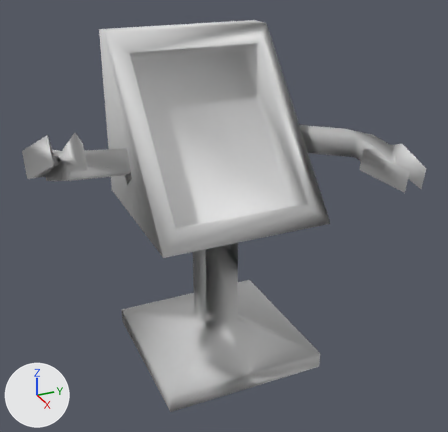
Two versions of the Blender file Assets/Resources/Models/HardwareTerminal.blend, one commit apart.
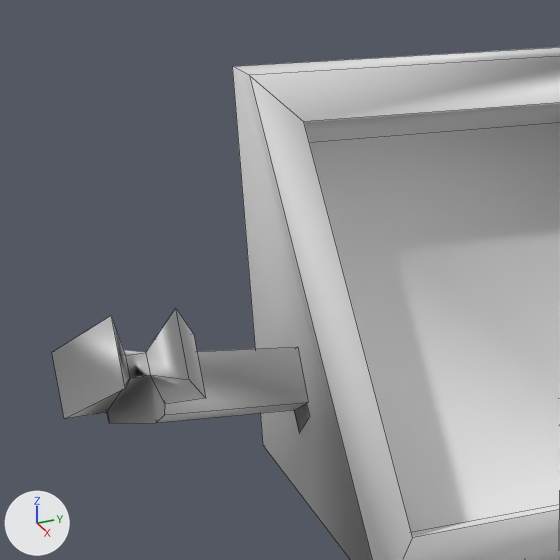
The first picture shows the older version from a camera (50 mm lens) standing at (6.83, -2.94, 5.41) and looking at (0.22, 0.04, 2.1). The close-ups show both versions on the part from 0% to 53% of the width and 0% to 55% of the height of that picture; other places that the commit changed are outside them. Lighting does not change. The marker at lower left points along +X, +Y and +Z. The close-ups show mesh edges as thin lines.

The first close-up shows 'RightArm', 'Terminal'.
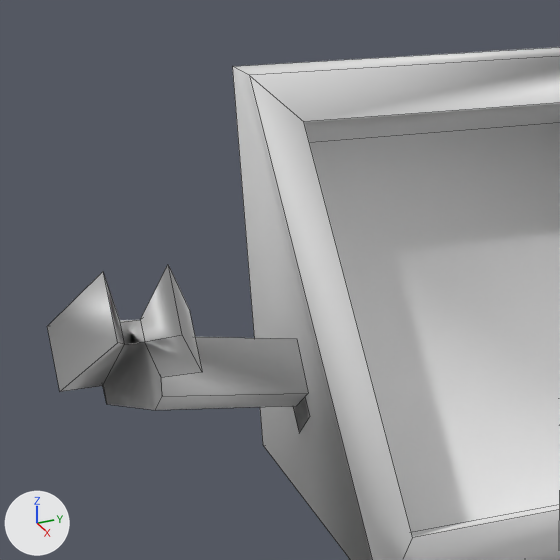
The newer file is also rescaled (x1.2) as a whole; pictures and numbers use the older file's frame.

Patch to the scene script:
```diff
--- a/Assets/Resources/Models/HardwareTerminal.blend.py
+++ b/Assets/Resources/Models/HardwareTerminal.blend.py
@@ me_cube @@
 # used by ob_terminal; location = (0.0, 0.0, 2.16); scale = (1.08, 1.08, 2.16)
-me_cube.from_pydata(...)  # 36 vertices, 31 faces; spans x -1.0..1.0, y -1.0..1.0, z -1.0..1.0
+me_cube.from_pydata(...)  # 88 vertices, 71 faces; spans x -1.0..1.32, y -2.17..2.17, z -1.0..1.0
+# me_cube part 1: a new loose piece of 26 vertices spanning x -0.37..1.18, y -2.17..-1.0, z 0.25..0.8, in mat_material (its picture is missing)
 me_cube.materials.append(mat_material)
@@ ob_rightarm @@
-ob_rightarm = bpy.data.objects.new('RightArm', me_cube_004)
-ob_rightarm.location = (-0.129, 0.0, 2.132)
-ob_rightarm.rotation_euler = (0.0, 0.176, 0.0)  # degrees (0, 10, 0)
-ob_rightarm.scale = (1.08, 1.08, 2.16)
```

Location of each change, [x1, y1, x2, y2] in pixels of the close-ups (560 x 560 px):
'Terminal', reshaped: before [232, 47, 560, 560]; after [47, 47, 560, 560]
'RightArm', deleted: before [52, 308, 308, 423]
part 1 of me_cube, added: after [47, 265, 308, 410]
